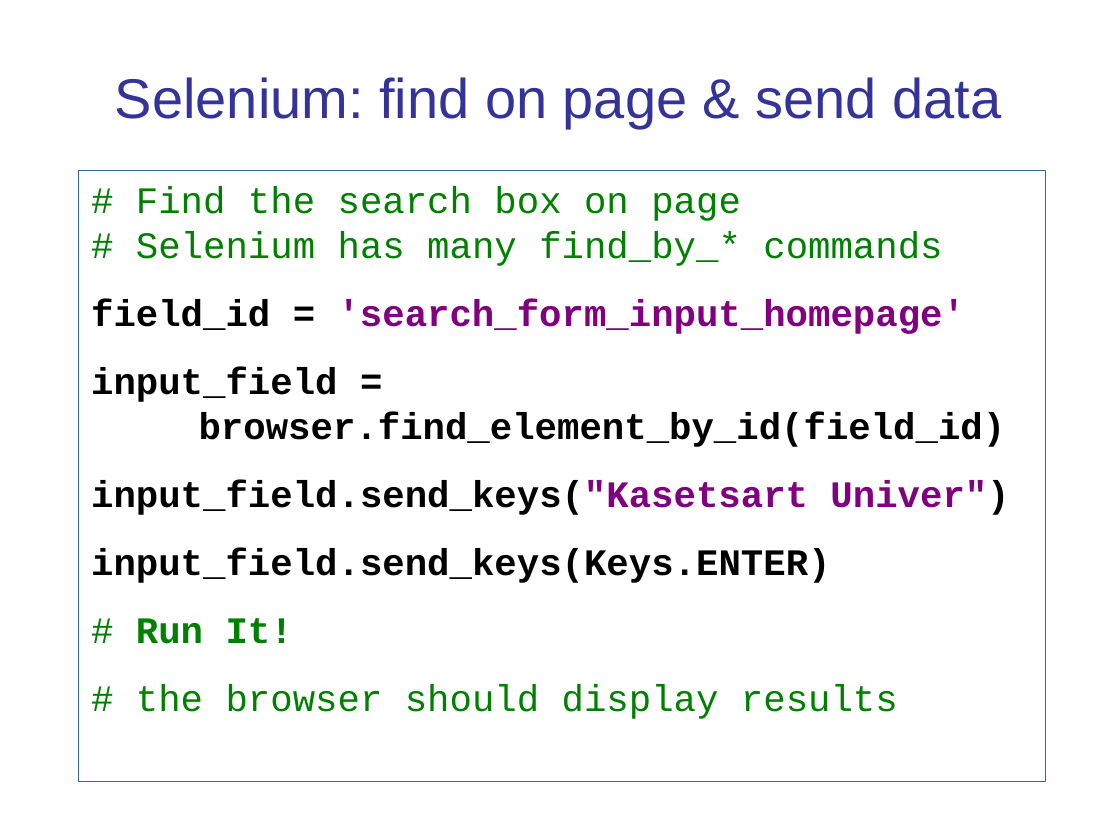
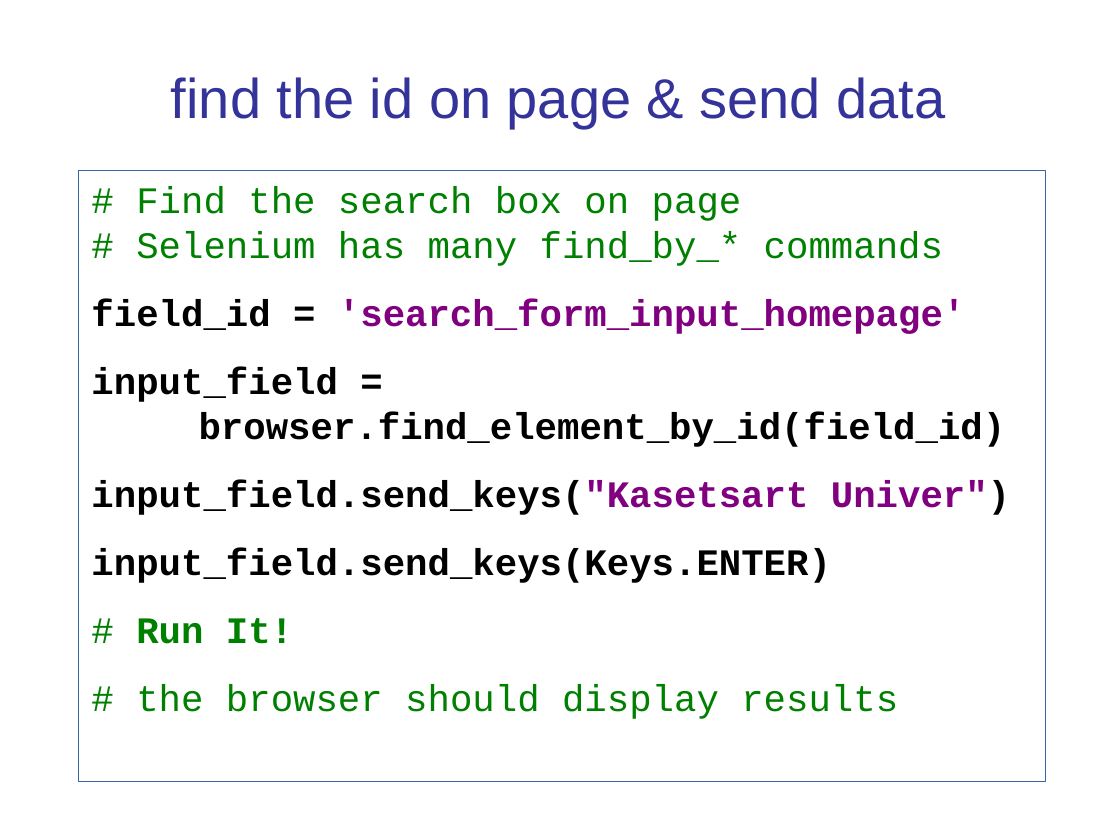
Before and after one commit to cpske/ISP, a slide deck: slide 28 of testing/WebTesting.ppt (slide 26 before the commit). Drawn at 1120x840 pixels with LibreOffice and Linux fonts; fonts in the diff are those of the drawing. Boxes give left, top, right and bottom in pixels: in the first picture for what was removed or moved away, otherwise in the second. Text is boxed around its words. In the diff, an @@ line names an element or a change of style, - is before the commit and + after.

```diff
--- a/testing/WebTesting.ppt
+++ b/testing/WebTesting.ppt
@@ title at (x1=171, y1=77, x2=946, y2=127): text changed @@
-Selenium: find on page & send data
+find the id on page & send data
```
Also in this commit, not shown: 9 other slides changed, 2 slides added, 2 other files.
